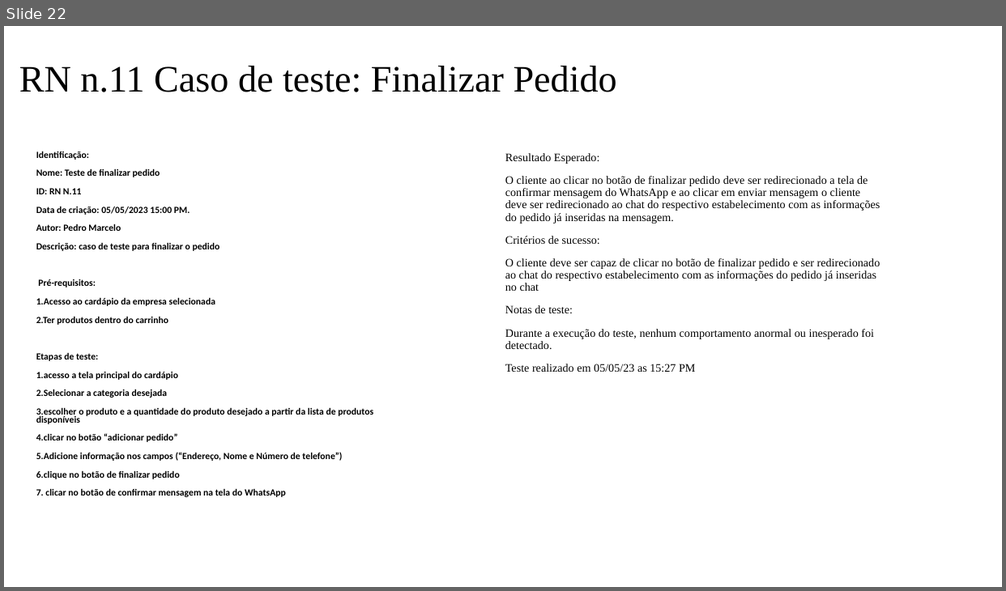
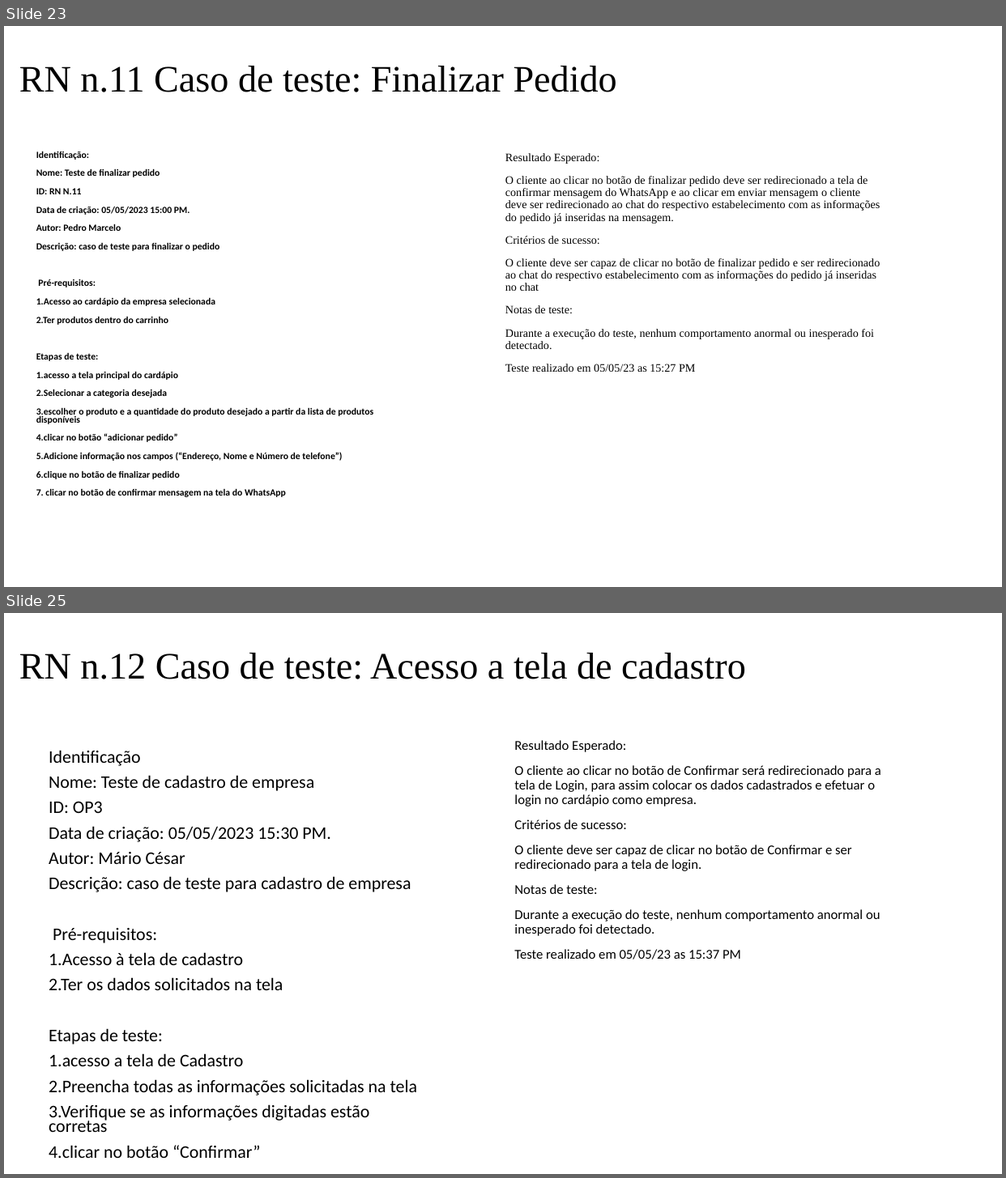
Before and after one commit to PedroAssencao/Cardapio, a slide deck: Cardápio/Documentação/Documentação Cardapio.pptx. Shown one above the other, each under a label of ours: slide 22 before the commit, slides 23 and 25 after it; the slides between them are not shown. The pictures are 1006x591 and 1006x1178 pixels, drawn with LibreOffice and Linux fonts; fonts in the diff are those of the drawing. Boxes give left, top, right and bottom in pixels: in the first picture for what was removed or moved away, otherwise in the second. Text is boxed around its words. In the diff, an @@ line names an element or a change of style, - is before the commit and + after.

```diff
--- a/Cardápio/Documentação/Documentação Cardapio.pptx
+++ b/Cardápio/Documentação/Documentação Cardapio.pptx
@@ slide 25 added at <box>4,613,1002,1174</box>, background #FFFFFF @@
@@ title added at <box>19,653,746,679</box>, 36 pt, text #000000 @@
+RN n.12 Caso de teste: Acesso a tela de cadastro
@@ text added at <box>49,750,417,1158</box>, 17.1 pt, text #000000 @@
+Identificação
+Nome: Teste de cadastro de empresa
+ID: OP3
+Data de criação: 05/05/2023 15:30 PM.
+Autor: Mário César
+Descrição: caso de teste para cadastro de empresa
+Pré-requisitos:
+1.Acesso à tela de cadastro
+2.Ter os dados solicitados na tela
+Etapas de teste:
+1.acesso a tela de Cadastro
+2.Preencha todas as informações solicitadas na tela
+3.Verifique se as informações digitadas estão corretas
+4.clicar no botão “Confirmar”
@@ text added at <box>514,740,881,960</box>, 13 pt, text #000000 @@
+Resultado Esperado:
+O cliente ao clicar no botão de Confirmar será redirecionado para a tela de Login, para assim colocar os dados cadastrados e efetuar o login no cardápio como empresa.
+Critérios de sucesso:
+O cliente deve ser capaz de clicar no botão de Confirmar e ser redirecionado para a tela de login.
+Notas de teste:
+Durante a execução do teste, nenhum comportamento anormal ou inesperado foi detectado.
+Teste realizado em 05/05/23 as 15:37 PM
@@ what was slide 22 is now slide 23 @@
```
Also in this commit, not shown: 11 slides changed, 6 other slides added, 47 other files.
